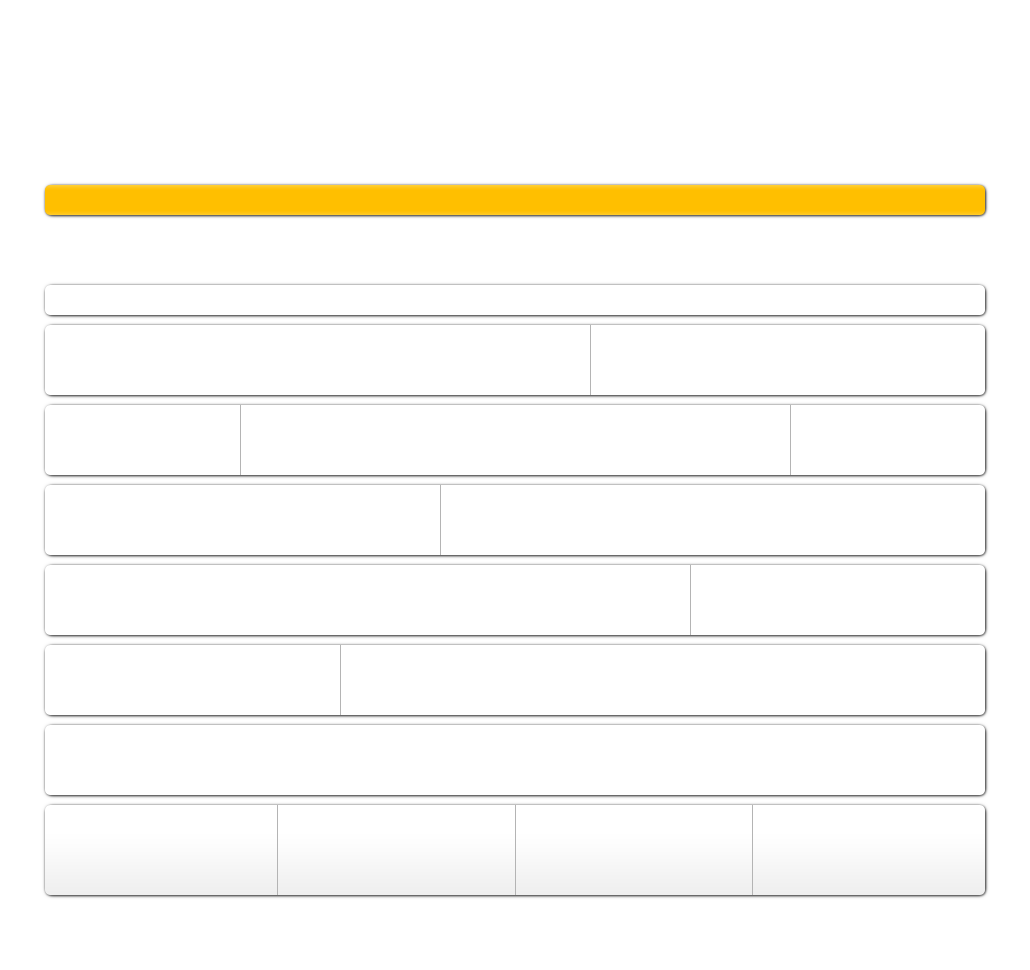
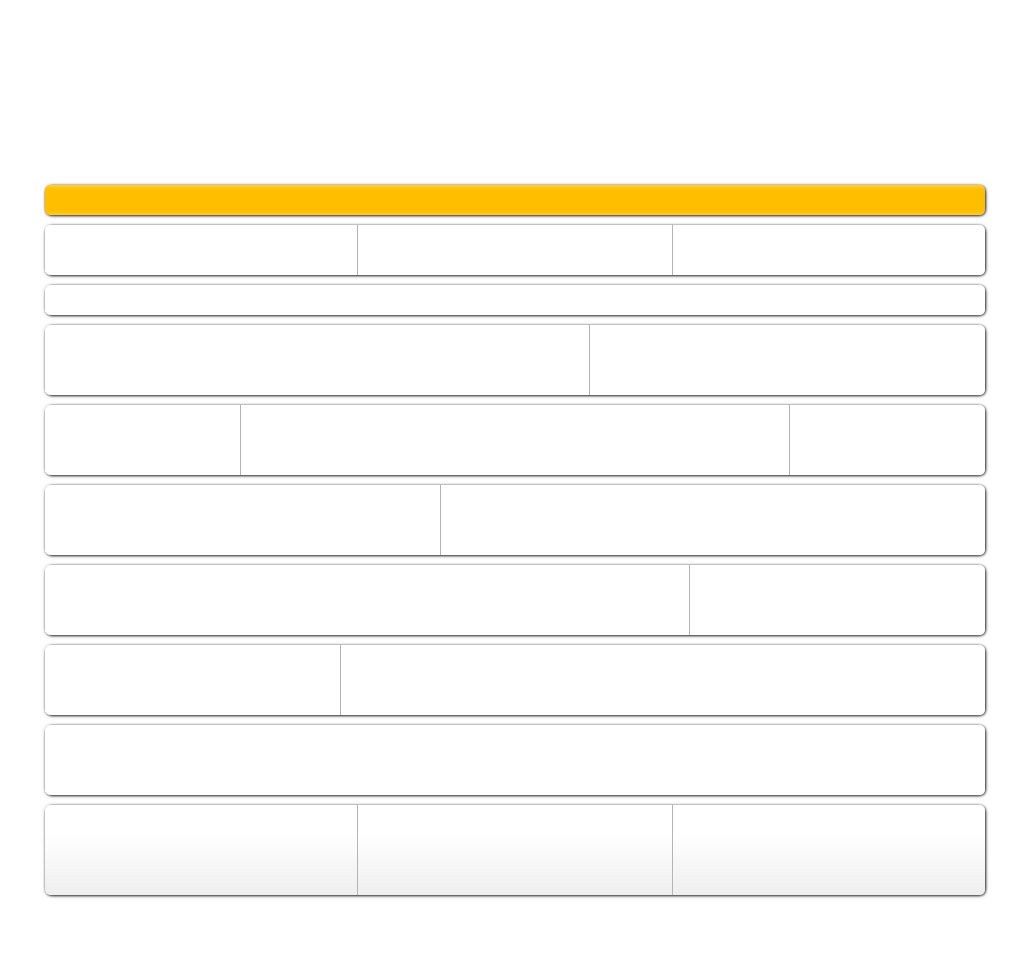
Layered file, before and after one edit (1030x970). Changes by layer:
painted on "stroke" over (x1=277, y1=225, x2=791, y2=895)
renamed "header widget" to "boxes", painted on it over (x1=45, y1=225, x2=985, y2=635)
removed layer "mts" over (x1=589, y1=325, x2=591, y2=395)
removed layer "sms" over (x1=789, y1=405, x2=791, y2=475)
removed layer "mms" over (x1=689, y1=565, x2=691, y2=635)
